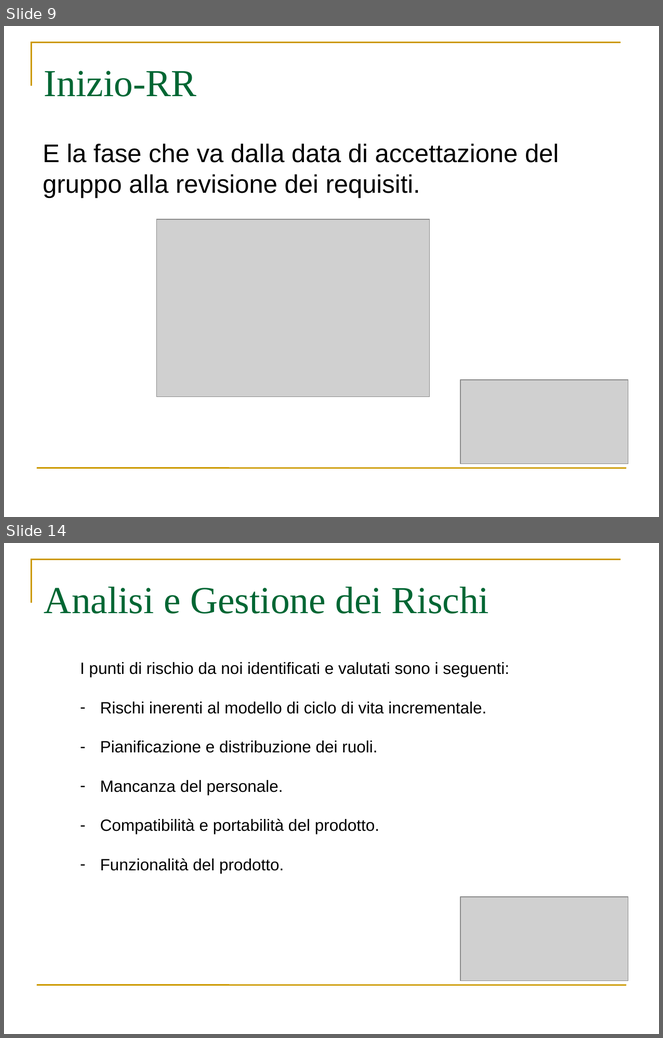
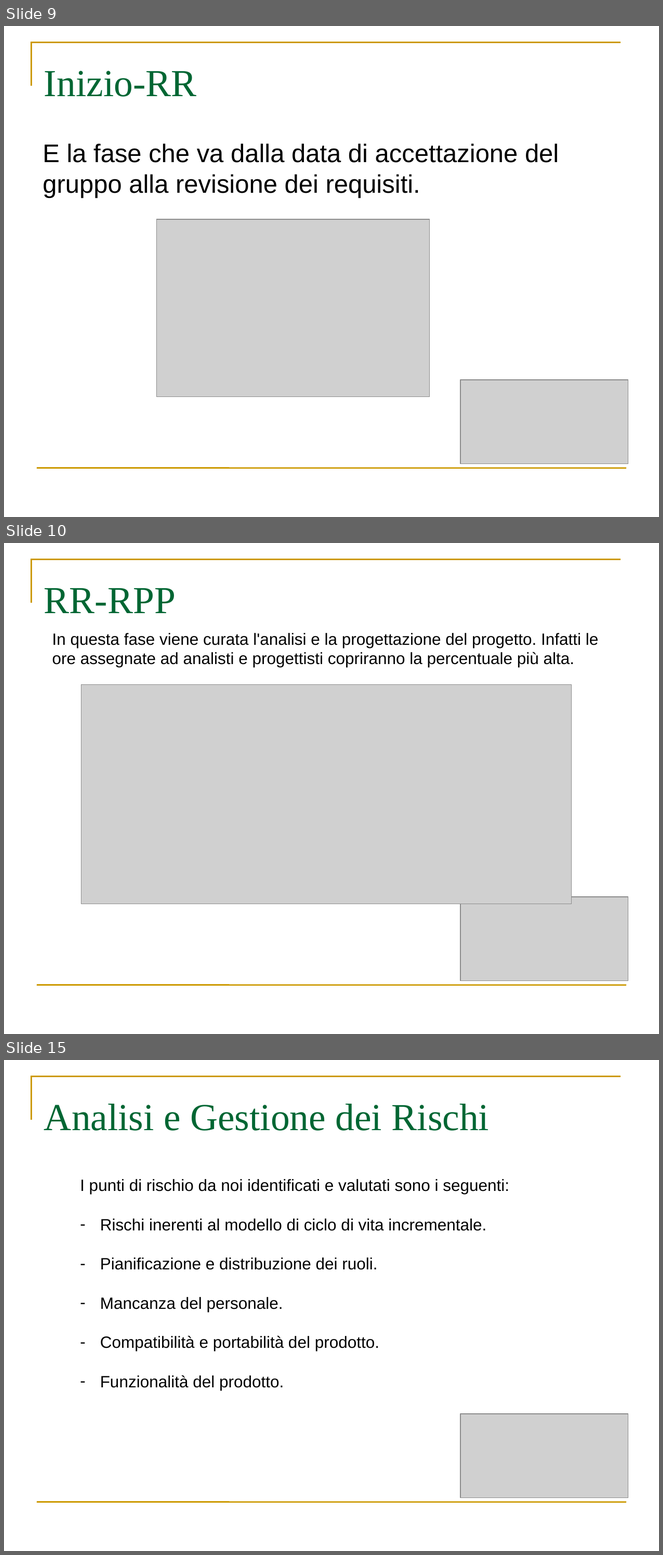
Before and after one commit to webshape/ajaxdraw, a slide deck: doc/PresentazioneRR/PresentazionePianoDiProgetto.ppt. Shown one above the other, each under a label of ours: slides 9 and 14 before the commit, slides 9, 10 and 15 after it; the slides between them are not shown. The pictures are 663x1038 and 663x1555 pixels, drawn with LibreOffice and Linux fonts; fonts in the diff are those of the drawing; grey boxes stand for pictures. Boxes give left, top, right and bottom in pixels: in the first picture for what was removed or moved away, otherwise in the second. Text is boxed around its words. In the diff, an @@ line names an element or a change of style, - is before the commit and + after.

```diff
--- a/doc/PresentazioneRR/PresentazionePianoDiProgetto.ppt
+++ b/doc/PresentazioneRR/PresentazionePianoDiProgetto.ppt
@@ slide 10 added at (4,543,659,1034), background #FFFFFF; not listed: 2 template elements that a slide beside it also shows @@
@@ title added at (44,588,176,613), 42 pt, text #006633 @@
+RR-RPP
@@ text added at (52,633,599,667), 18 pt, text #000000 @@
+In questa fase viene curata l'analisi e la progettazione del progetto. Infatti le ore assegnate ad analisti e progettisti copriranno la percentuale più alta.
@@ picture added at (81,684,571,904) @@
@@ picture added at (461,897,629,981) @@
@@ what was slide 14 is now slide 15 @@
```
Also in this commit, not shown: 2 slides changed, 3 other slides added, 3 slides removed.
